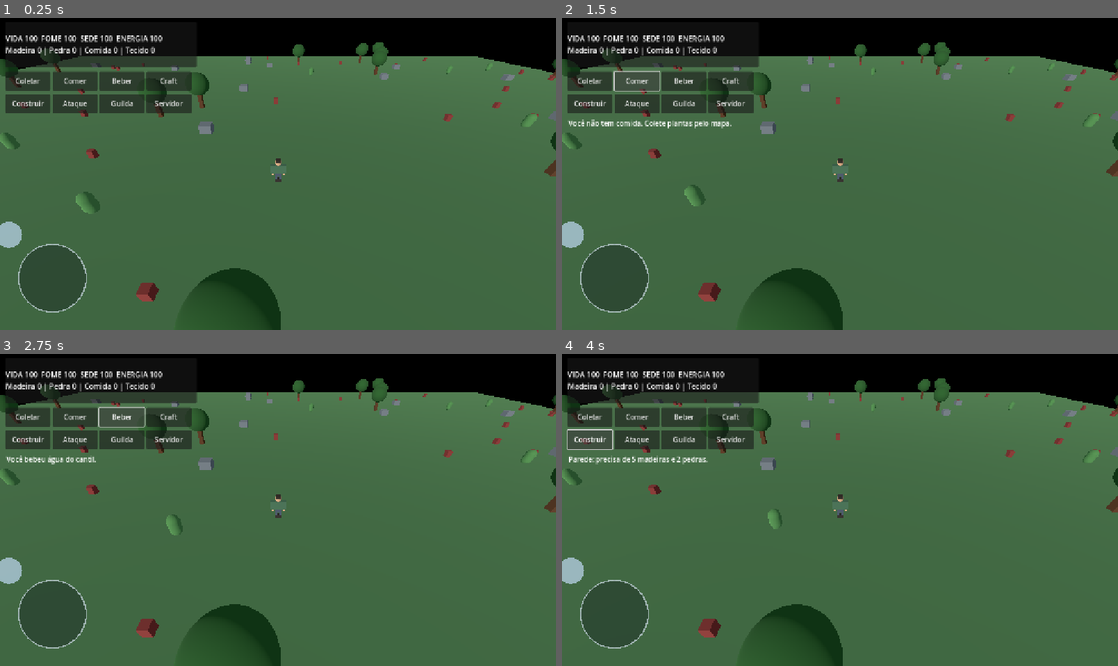
Above: before the commit, frames 1-4 (two rows, left to right).
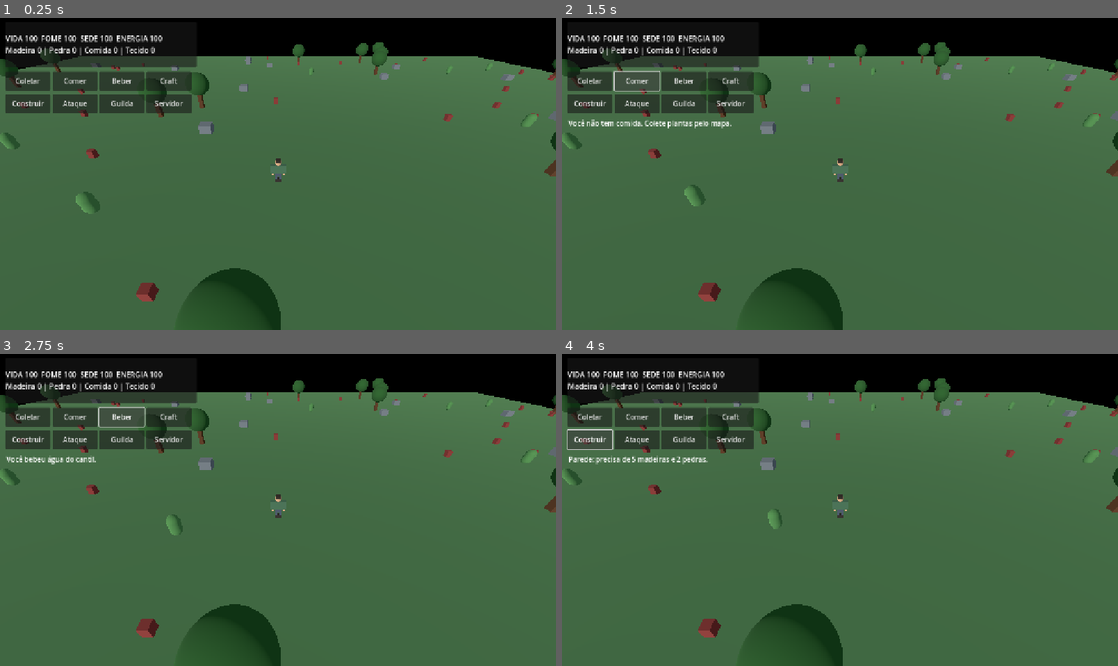
Above: after the commit, the same moments.

Repository: tarachukalucas-cyber/jogo-legal
Game: Godot game, scene res://scenes/main.tscn
Same seed, same stepped clock (60 frames per second), same inputs: the game is played once before the commit and once after it.
Inputs:
- Up to frame 1 (0.25 s): no input
- Up to frame 2 (1.5 s): click "Coletar" at 0.5 s; click "Comer" at 1.25 s
- Up to frame 3 (2.75 s): click "Beber" at 2 s
- Up to frame 4 (4 s): click "Craft" at 2.75 s; click "Construir" at 3.5 s

The runs differ from the first frame. In frame 1, 2.4% of the frame differs, in the area x 0-16%, y 65-95%; in frame 2, 2.4%; in frame 3, 2.4%; in frame 4, 2.4%.

Commit message:
Add PC keyboard controls and keep touch joystick for mobile

Diff:
--- a/scripts/main.gd
+++ b/scripts/main.gd
@@ -264,6 +264,26 @@
 	virtual_stick.custom_minimum_size = Vector2(200, 200)
 	layer.add_child(virtual_stick)
 	virtual_stick.direction_changed.connect(func(v: Vector2): joystick = v)
+	# O joystick virtual aparece apenas em aparelhos com tela touch.
+	virtual_stick.visible = OS.has_feature("mobile")
+
+func _unhandled_input(event: InputEvent) -> void:
+	# Atalhos para teclado no PC; os botões da interface continuam funcionando.
+	if not (event is InputEventKey and event.pressed and not event.echo):
+		return
+	match event.keycode:
+		KEY_E:
+			_gather()
+		KEY_F:
+			_eat()
+		KEY_G:
+			_drink()
+		KEY_C:
+			_craft()
+		KEY_B:
+			_build_base_piece()
+		KEY_SPACE:
+			_attack()
 
 func _add_button(parent: HBoxContainer, caption: String, callback: Callable) -> void:
 	var b := Button.new()
